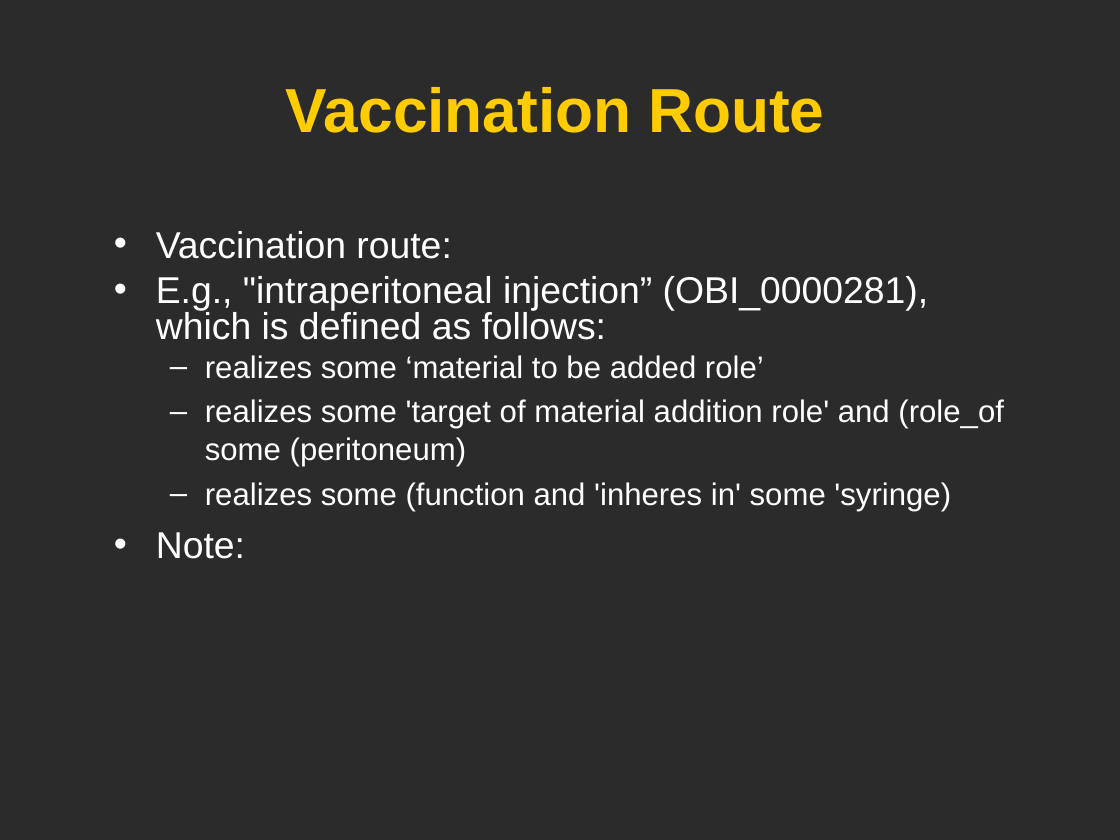
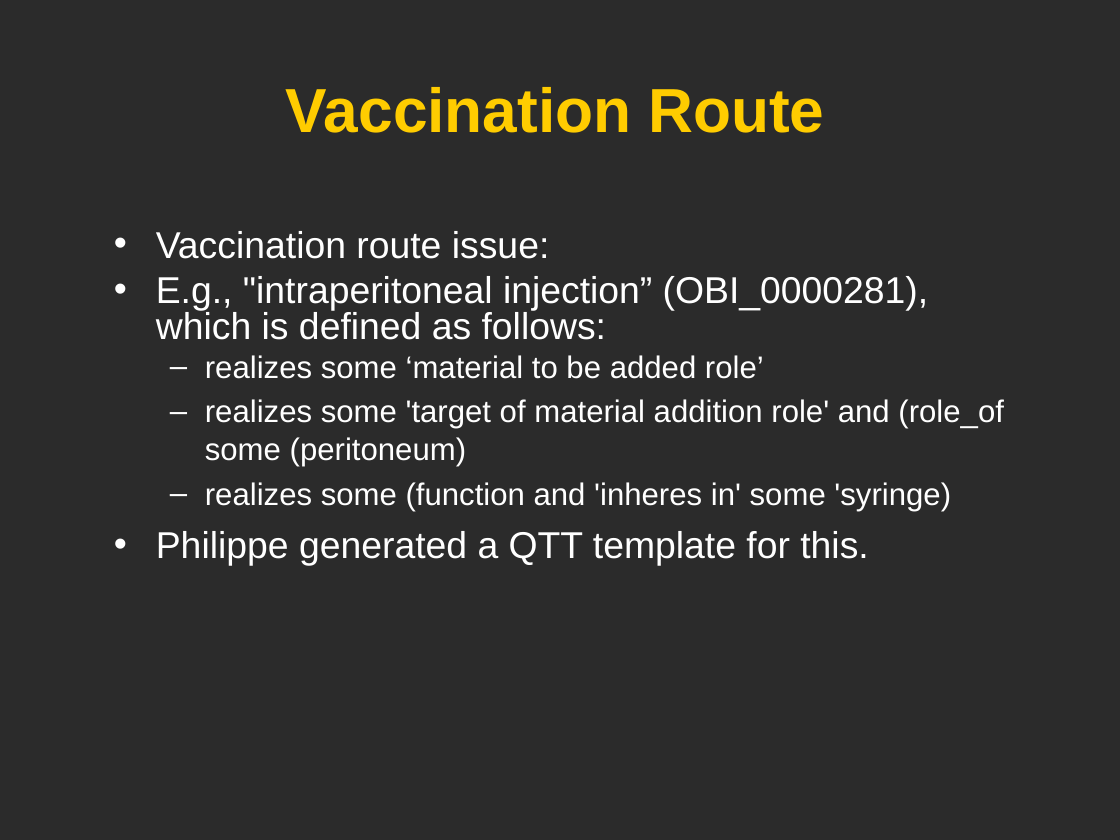
Before and after one commit to obi-ontology/obi-legacy-svn, a slide deck: slide 12 of trunk/docs/developer/use cases/Vaccine_usercase_Vancouver2010.ppt. Drawn at 1120x840 pixels with LibreOffice and Linux fonts; fonts in the diff are those of the drawing; background and template pictures are left out; a plain dark background stands for a picture behind light text. Boxes give left, top, right and bottom in pixels: in the first picture for what was removed or moved away, otherwise in the second. Text is boxed around its words. In the diff, an @@ line names an element or a change of style, - is before the commit and + after.

```diff
--- a/trunk/docs/developer/use cases/Vaccine_usercase_Vancouver2010.ppt
+++ b/trunk/docs/developer/use cases/Vaccine_usercase_Vancouver2010.ppt
@@ text at <box>156,231,550,259</box>: text changed @@
-• Vaccination route:
+• Vaccination route issue:
@@ text at <box>156,531,868,566</box>: text changed @@
-• Note:
+• Philippe generated a QTT template for this.
```
Also in this commit, not shown: 11 other slides changed.
